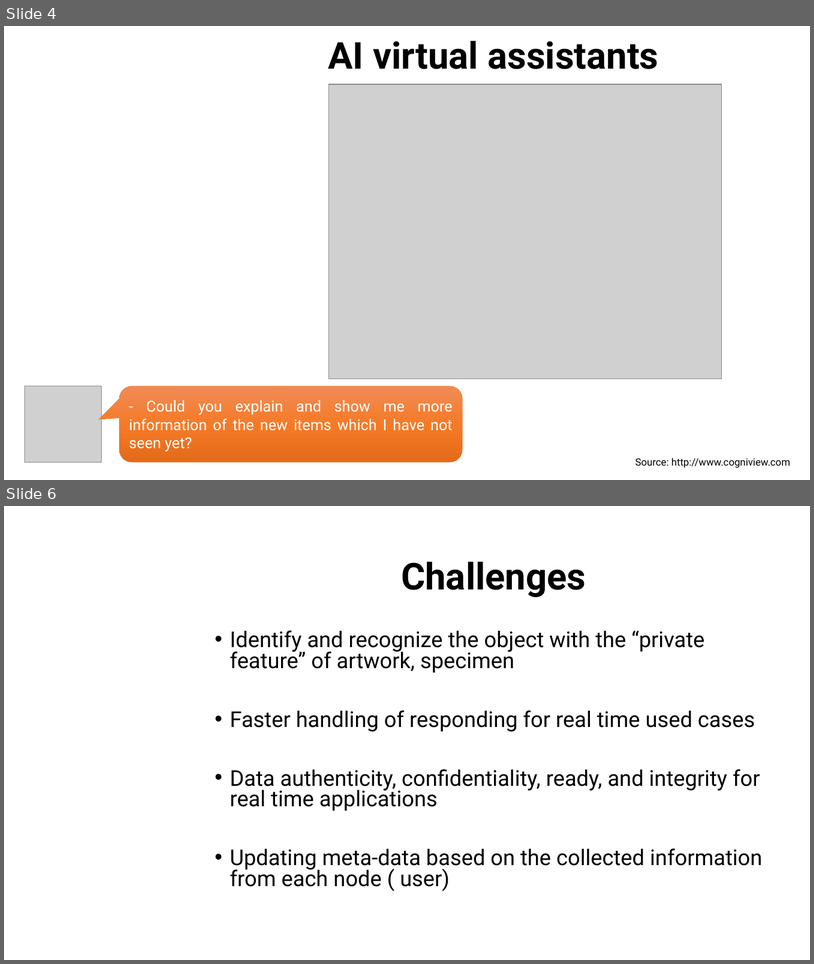
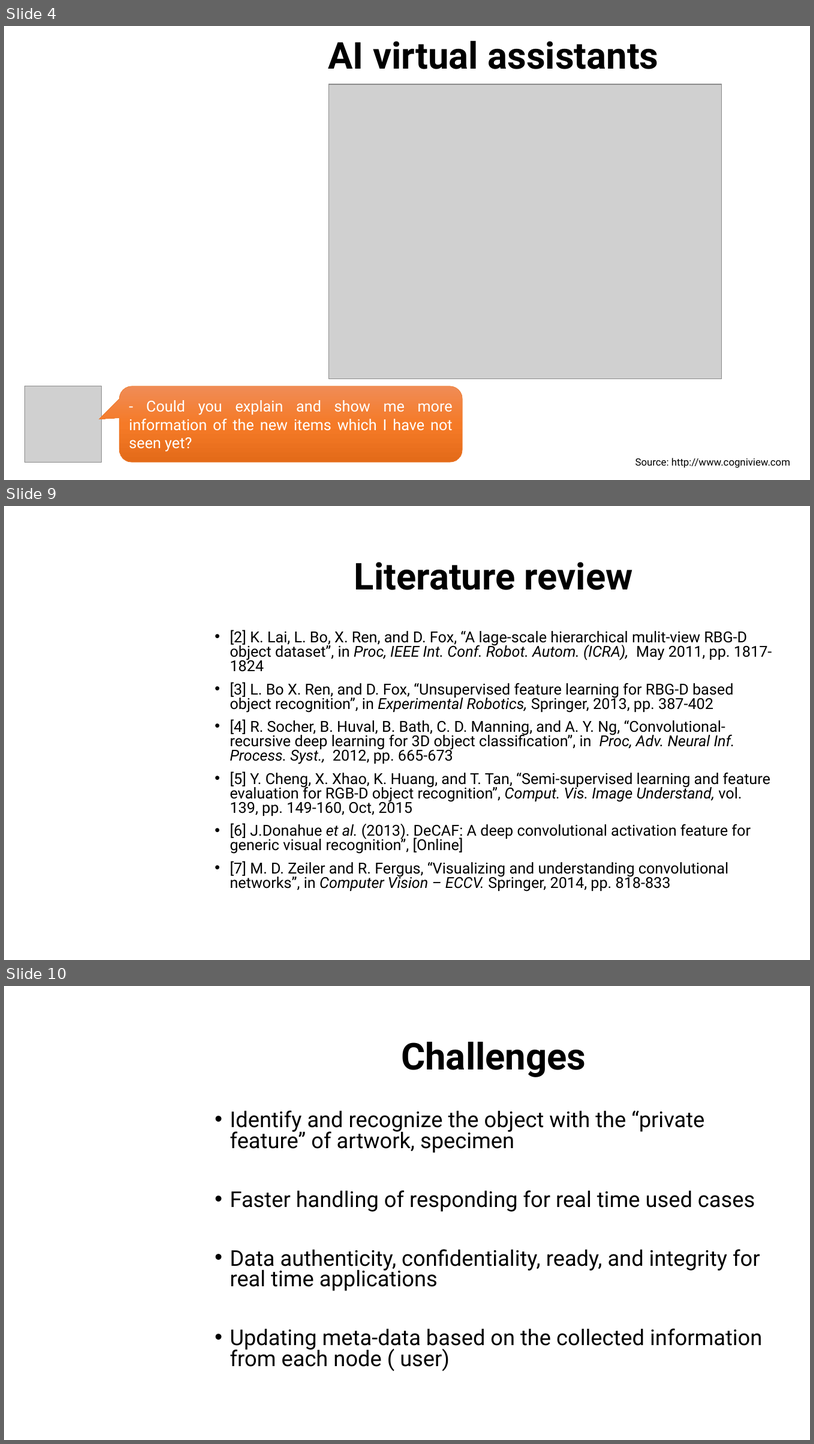
Before and after one commit to dungdovu/DGA1031, a slide deck: DGA1031/What is it.pptx. Shown one above the other, each under a label of ours: slides 4 and 6 before the commit, slides 4, 9 and 10 after it; the slides between them are not shown. The pictures are 814x964 and 814x1444 pixels, drawn with LibreOffice and Linux fonts; fonts in the diff are those of the drawing; grey boxes stand for pictures; background and template pictures are left out. Boxes give left, top, right and bottom in pixels: in the first picture for what was removed or moved away, otherwise in the second. Text is boxed around its words. In the diff, an @@ line names an element or a change of style, - is before the commit and + after.

```diff
--- a/DGA1031/What is it.pptx
+++ b/DGA1031/What is it.pptx
@@ slide 9 added at bbox=[4, 506, 810, 960], background picture (left out) @@
@@ title added at bbox=[354, 562, 633, 590], 44 pt, text #000000, bold @@
+Literature review
@@ text added at bbox=[230, 630, 773, 891], 18 pt, text #000000 @@
+• [2] K. Lai, L. Bo, X. Ren, and D. Fox, “A lage-scale hierarchical mulit-view RBG-D object dataset”, in Proc, IEEE Int. Conf. Robot. Autom. (ICRA), May 2011, pp. 1817-1824
+• [3] L. Bo X. Ren, and D. Fox, “Unsupervised feature learning for RBG-D based object recognition”, in Experimental Robotics, Springer, 2013, pp. 387-402
+• [4] R. Socher, B. Huval, B. Bath, C. D. Manning, and A. Y. Ng, “Convolutional-recursive deep learning for 3D object classification”, in Proc, Adv. Neural Inf. Process. Syst., 2012, pp. 665-673
+• [5] Y. Cheng, X. Xhao, K. Huang, and T. Tan, “Semi-supervised learning and feature evaluation for RGB-D object recognition”, Comput. Vis. Image Understand, vol. 139, pp. 149-160, Oct, 2015
+• [6] J.Donahue et al. (2013). DeCAF: A deep convolutional activation feature for generic visual recognition”, [Online]
+• [7] M. D. Zeiler and R. Fergus, “Visualizing and understanding convolutional networks”, in Computer Vision – ECCV. Springer, 2014, pp. 818-833
@@ what was slide 6 is now slide 10 @@
```
Also in this commit, not shown: 2 slides changed, 4 other slides added, 2 slides removed, 1 other file.
